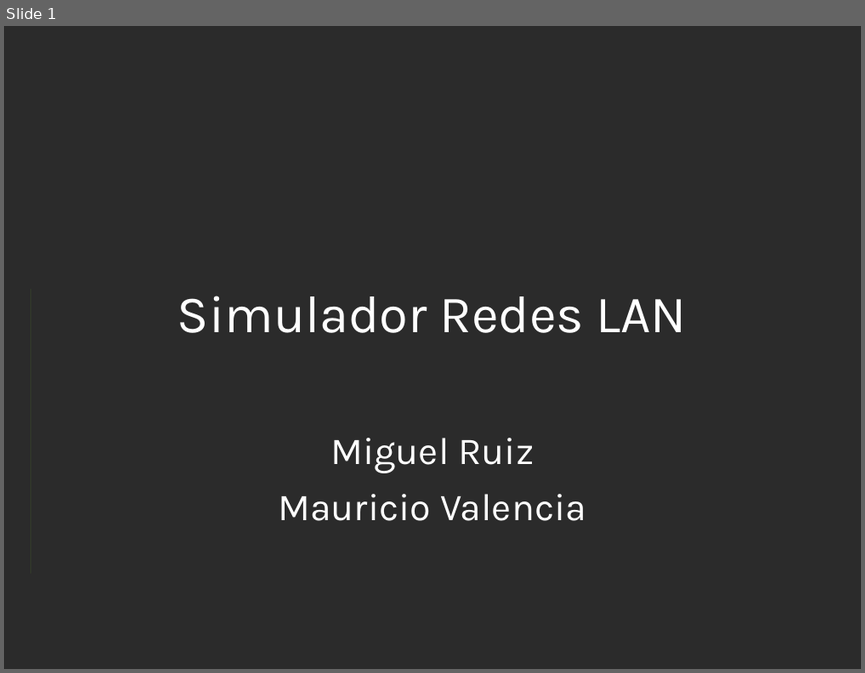
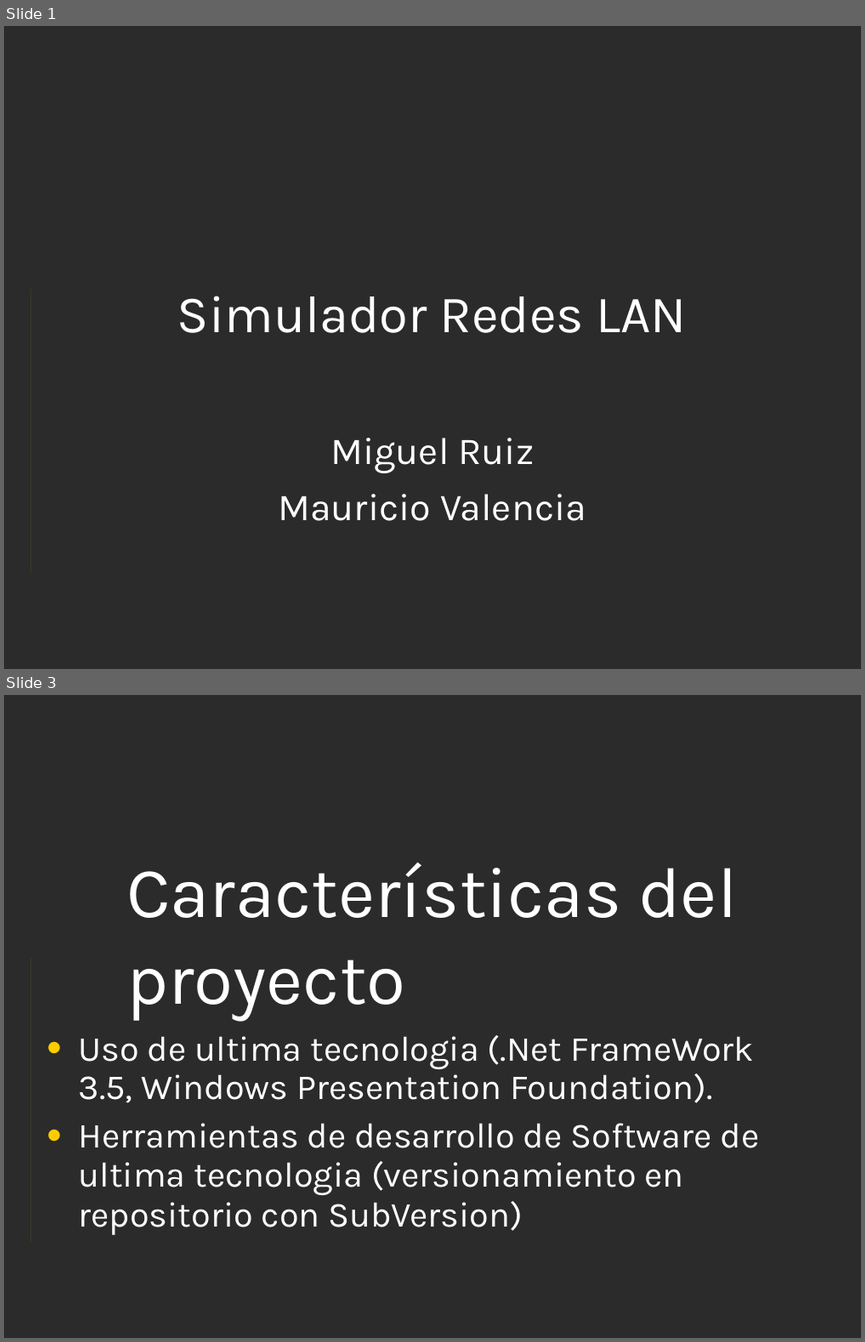
Before and after one commit to Xavinightshade/ipsimulator, a slide deck: Presentacion.ppt. Shown one above the other, each under a label of ours: slide 1 before the commit, slides 1 and 3 after it; the slides between them are not shown. The pictures are 865x673 and 865x1342 pixels, drawn with LibreOffice and Linux fonts; fonts in the diff are those of the drawing; background and template pictures are left out; a plain dark background stands for a picture behind light text. Boxes give left, top, right and bottom in pixels: in the first picture for what was removed or moved away, otherwise in the second. Text is boxed around its words. In the diff, an @@ line names an element or a change of style, - is before the commit and + after.

```diff
--- a/Presentacion.ppt
+++ b/Presentacion.ppt
@@ slide 3 added at [4, 695, 861, 1338], background picture (left out); not listed: 1 template element that a slide beside it also shows @@
@@ title added at [126, 862, 737, 1021], 60 pt, text #FFFFFF @@
+Características del proyecto
@@ text added at [79, 1035, 760, 1235], 29.6 pt, text #FFFFFF @@
+• Uso de ultima tecnologia (.Net FrameWork 3.5, Windows Presentation Foundation).
+• Herramientas de desarrollo de Software de ultima tecnologia (versionamiento en repositorio con SubVersion)
```
Also in this commit, not shown: 1 slide changed, 1 slide removed.
